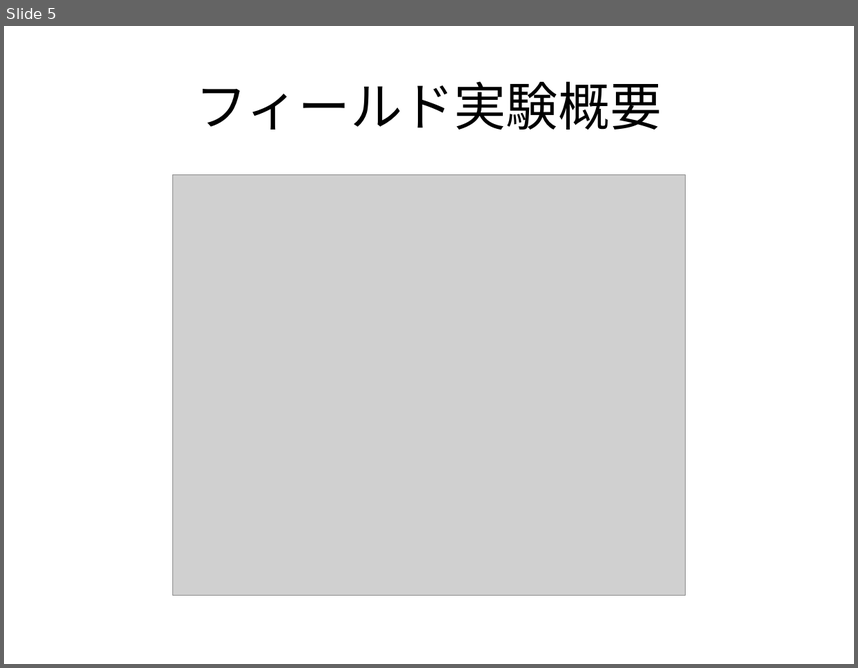
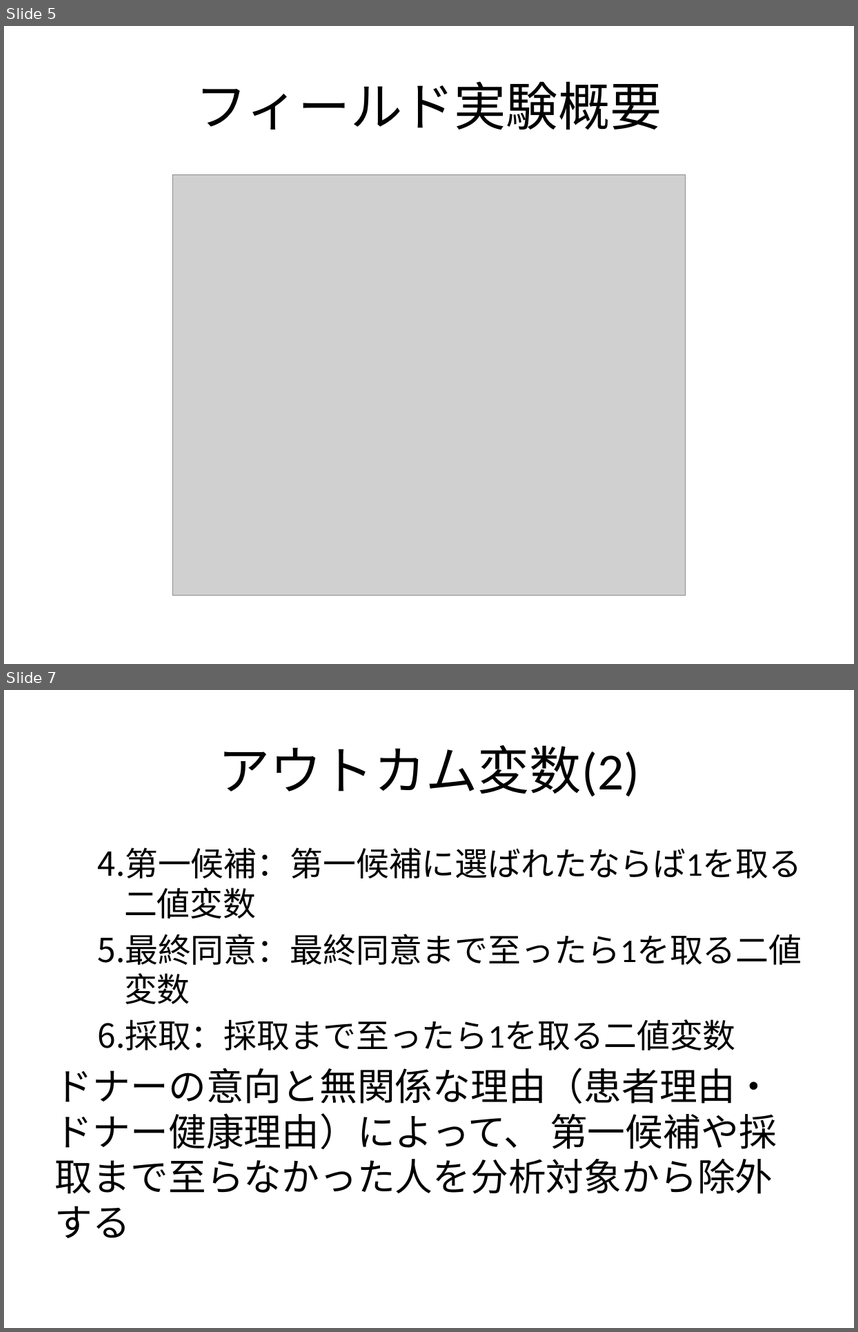
Before and after one commit to JMDP-behavioral-economics/RCT-Nudge, a slide deck: docs/pptx/report.pptx. Shown one above the other, each under a label of ours: slide 5 before the commit, slides 5 and 7 after it; the slides between them are not shown. The pictures are 858x668 and 858x1332 pixels, drawn with LibreOffice and Linux fonts; fonts in the diff are those of the drawing; grey boxes stand for pictures. Boxes give left, top, right and bottom in pixels: in the first picture for what was removed or moved away, otherwise in the second. Text is boxed around its words. In the diff, an @@ line names an element or a change of style, - is before the commit and + after.

```diff
--- a/docs/pptx/report.pptx
+++ b/docs/pptx/report.pptx
@@ slide 7 added at box(4, 690, 854, 1328), background #FFFFFF @@
@@ title added at box(218, 745, 639, 797), 44 pt, text #000000 @@
+アウトカム変数(2)
@@ text added at box(55, 847, 802, 1238), 28 pt, text #000000 @@
+  4. 第一候補：第一候補に選ばれたならば1を取る二値変数
+  5. 最終同意：最終同意まで至ったら1を取る二値変数
+  6. 採取：採取まで至ったら1を取る二値変数
+ドナーの意向と無関係な理由（患者理由・ドナー健康理由）によって、 第一候補や採取まで至らなかった人を分析対象から除外する
```
Also in this commit, not shown: 4 slides changed, 4 other slides added, 2 other files.
